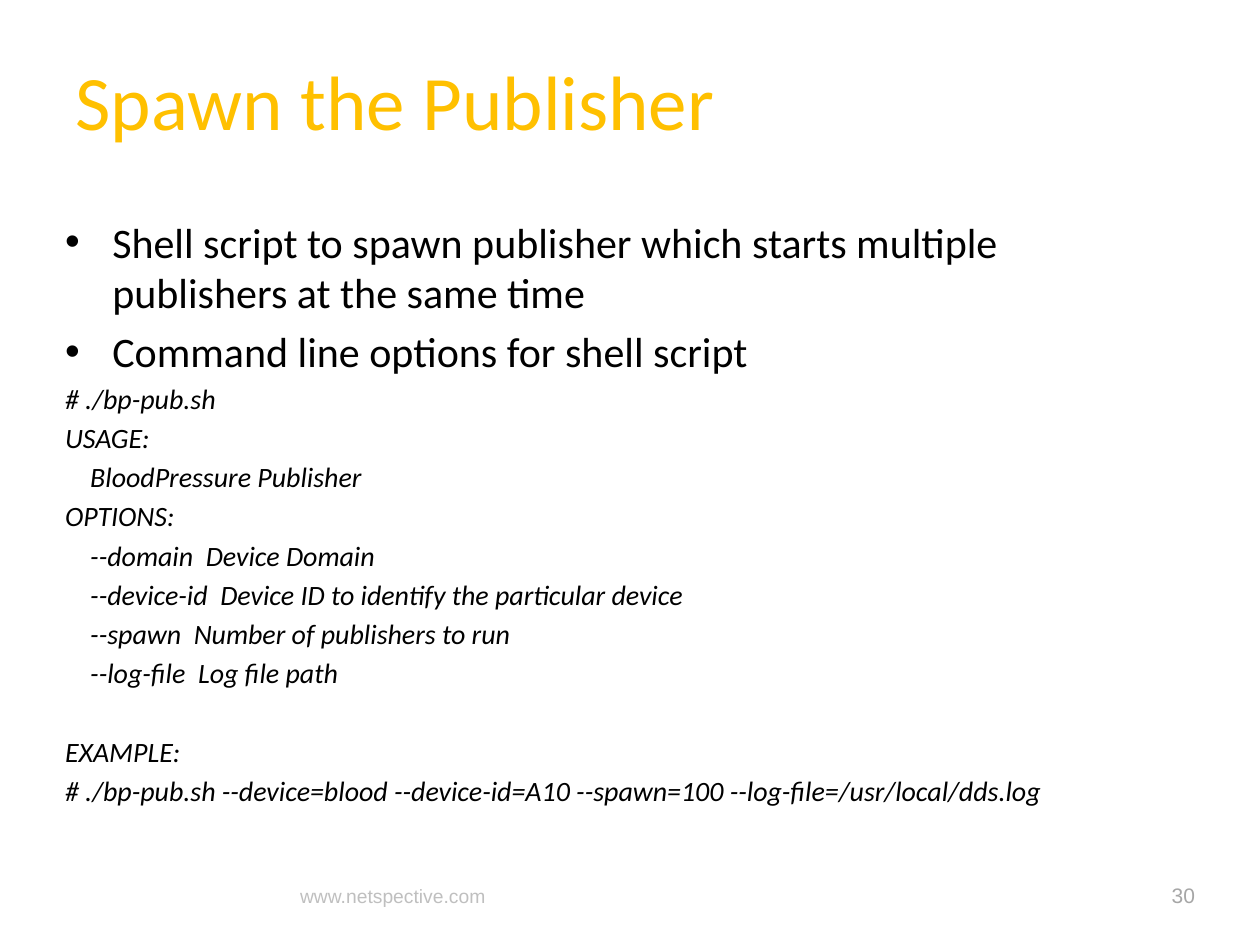
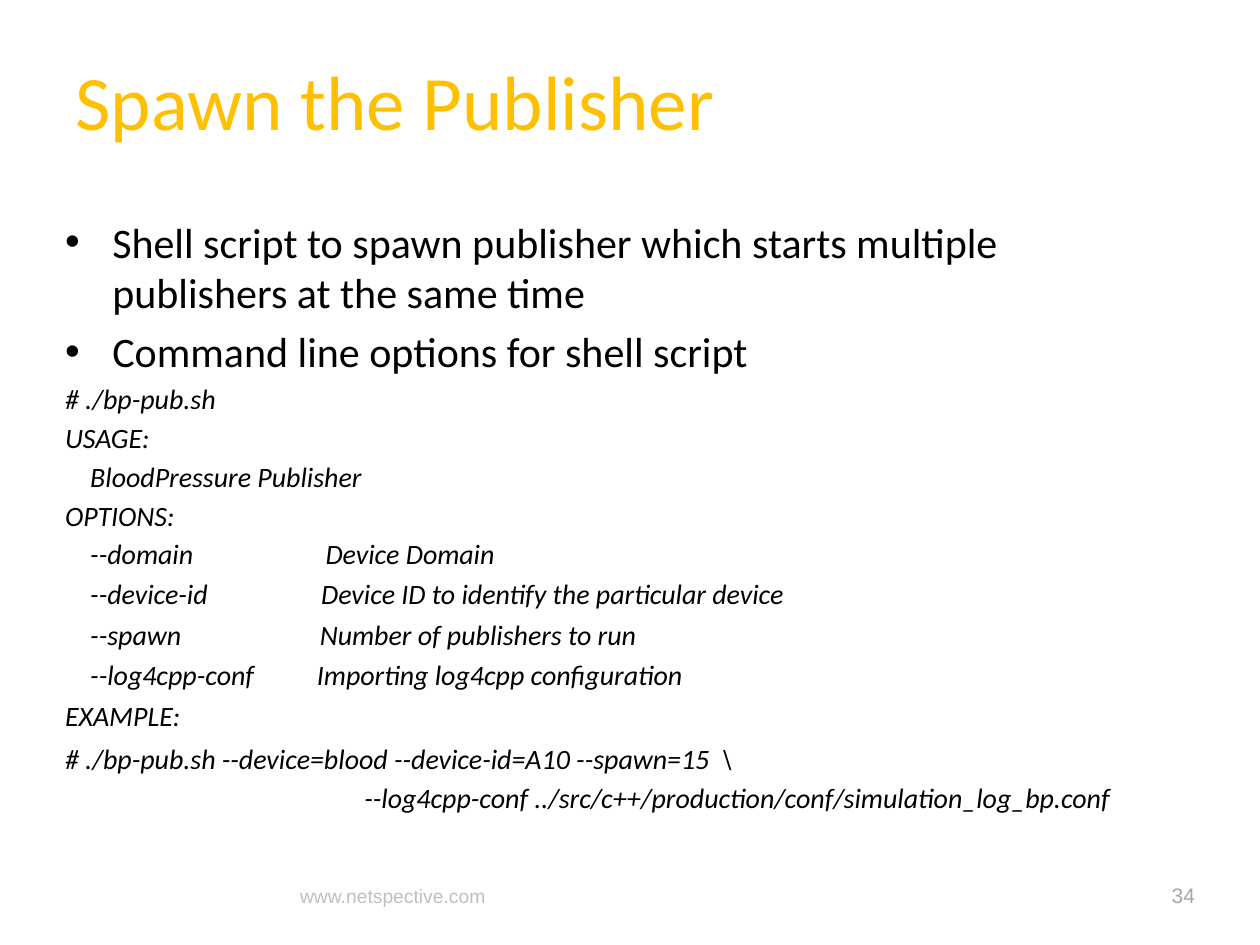
Before and after one commit to netspective/fluent, a slide deck: slide 34 of support/documents/Covidien Gateway Prototype Project Status and Plan.pptx (slide 30 before the commit). Drawn at 1260x945 pixels with LibreOffice and Linux fonts; fonts in the diff are those of the drawing; background and template pictures are left out. Boxes give left, top, right and bottom in pixels: in the first picture for what was removed or moved away, otherwise in the second. Text is boxed around its words. In the diff, an @@ line names an element or a change of style, - is before the commit and + after.

```diff
--- a/support/documents/Covidien Gateway Prototype Project Status and Plan.pptx
+++ b/support/documents/Covidien Gateway Prototype Project Status and Plan.pptx
@@ text at [90,665,683,690]: text changed @@
---log-file Log file path
+--log4cpp-conf Importing log4cpp configuration
@@ text at [85,749,1109,813]: text changed @@
-# ./bp-pub.sh --device=blood --device-id=A10 --spawn=100 --log-file=/usr/local/dds.log
+# ./bp-pub.sh --device=blood --device-id=A10 --spawn=15 \
+--log4cpp-conf ../src/c++/production/conf/simulation_log_bp.conf
@@ page number at [1172,888,1195,903]: text changed @@
-30
+34
```
Also in this commit, not shown: 7 other slides changed, 8 slides added, 1 slide removed.
